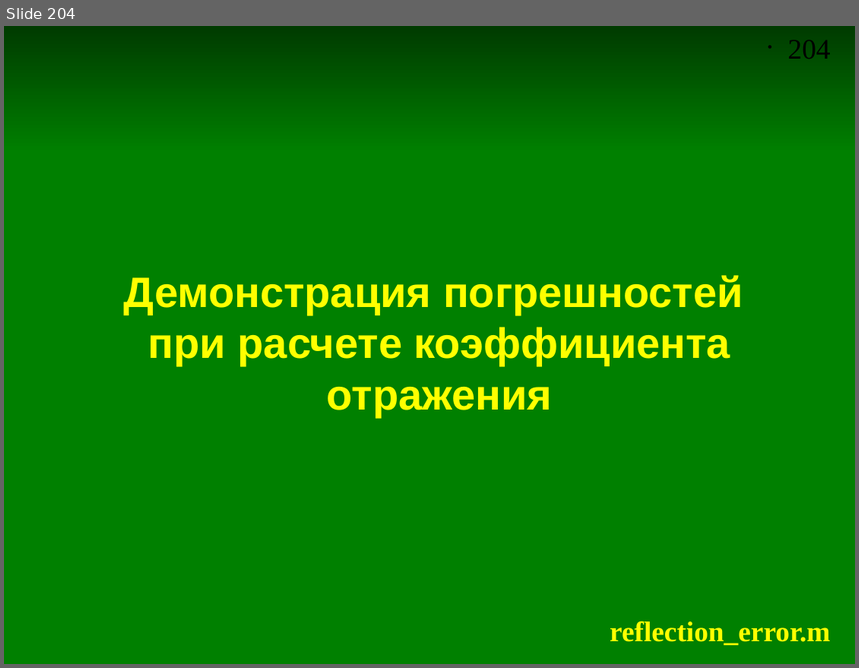
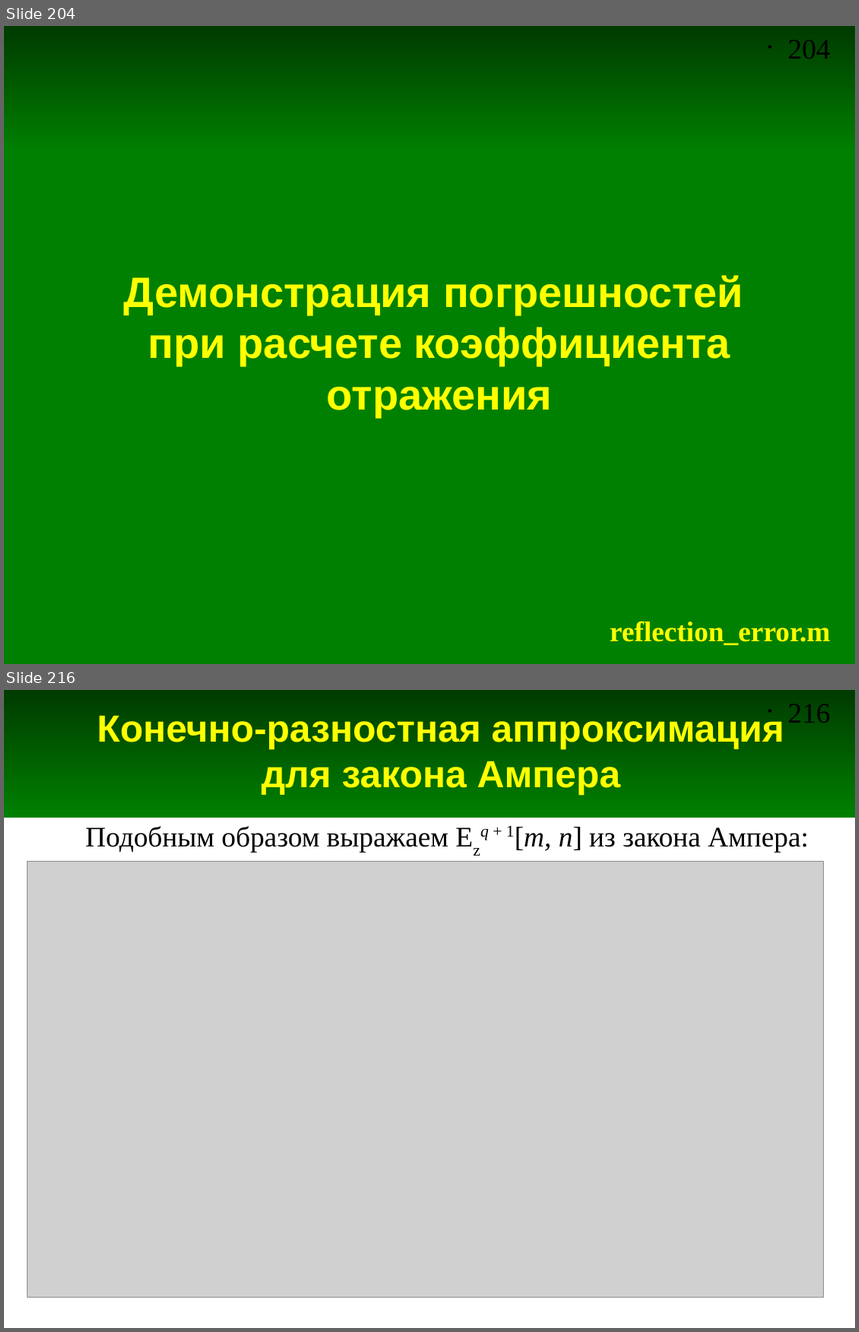
Before and after one commit to andris0147sv/modelling, a slide deck: presentations/2. FDTD.odp. Shown one above the other, each under a label of ours: slide 204 before the commit, slides 204 and 216 after it; the slides between them are not shown. The pictures are 859x668 and 859x1332 pixels, drawn with LibreOffice and Linux fonts; fonts in the diff are those of the drawing; grey boxes stand for pictures. Boxes give left, top, right and bottom in pixels: in the first picture for what was removed or moved away, otherwise in the second. Text is boxed around its words. In the diff, an @@ line names an element or a change of style, - is before the commit and + after.

```diff
--- a/presentations/2. FDTD.odp
+++ b/presentations/2. FDTD.odp
@@ slide 216 added at (4,690,855,1328), background #FFFFFF; not listed: 2 template elements that a slide beside it also shows @@
@@ title added at (97,712,785,796), 32 pt, text #FFFF00, bold @@
+Конечно-разностная аппроксимация для закона Ампера
@@ text added at (85,826,809,852), 24 pt, text #000000 @@
+Подобным образом выражаем Ezq + 1[m, n] из закона Ампера:
@@ picture added at (28,861,824,1297) @@
```
Also in this commit, not shown: 11 other slides added.
